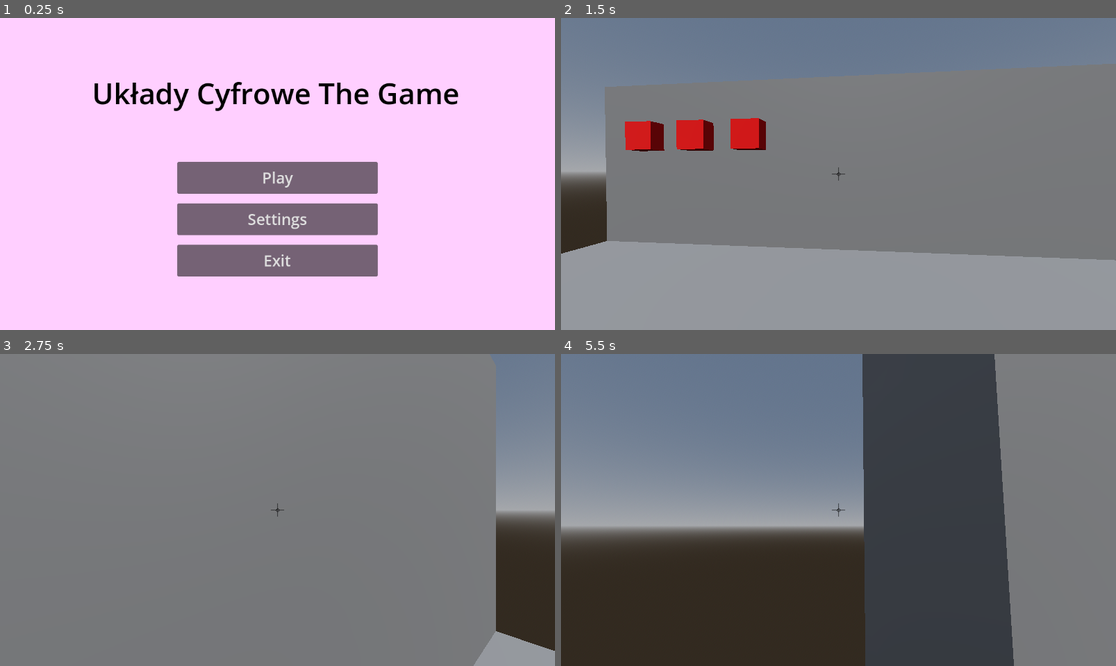
Above: before the commit, frames 1-4 (two rows, left to right).
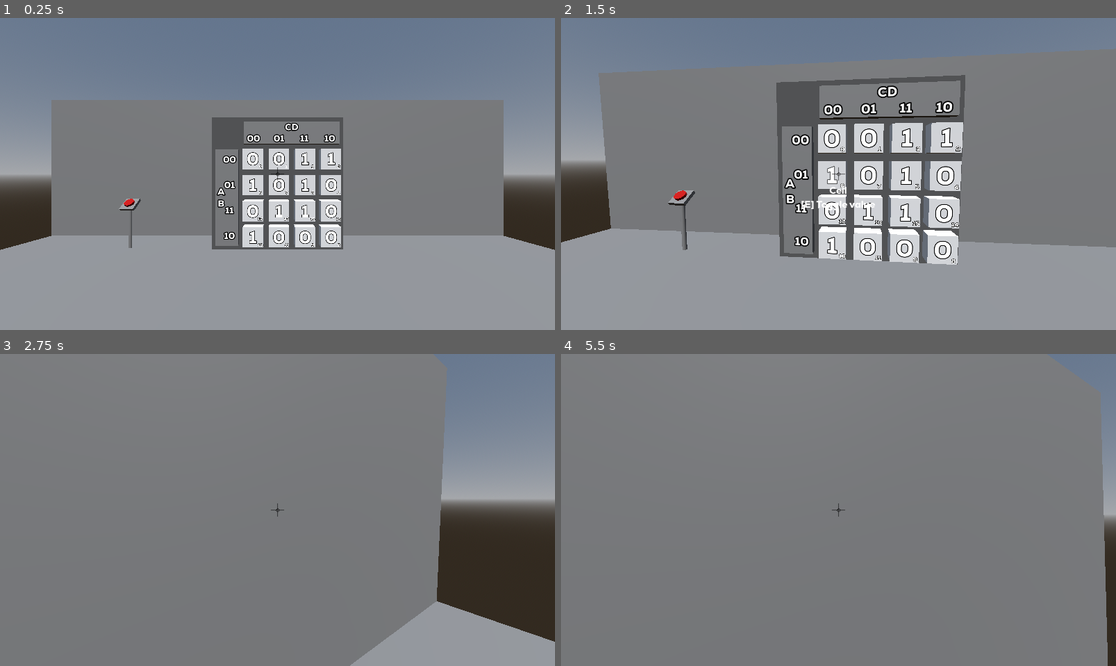
Above: after the commit, the same moments.

Repository: IllBeWatchingU/MSI-Project-UC
Game: Godot game, scene res://scenes/Karnaugh/Level1.tscn
Two runs of this game, one before a commit and one after it. Both use one fixed random seed, a clock stepped at 60 frames per second and the inputs below. Before the commit the project starts from res://scenes/Main_Menu.tscn.
Inputs (mouse positions are in pixels of both pictures, inside the frame that each line leads up to):
- Up to frame 1 (0.25 s): no input
- Up to frame 2 (1.5 s): click (838, 177) at 0.5 s, where only the run before the commit has a clickable "Play"; tap Enter at 1.25 s; move the mouse to (832, 180) at 1.27 s; hold W (MoveForward) from 1.28 s (still down); hold E (Interact) from 1.28 s (still down)
- Up to frame 3 (2.75 s): keep holding W (MoveForward); tap Space (Jump) at 1.52, 2.27 s; move the mouse to (316, 513) at 2.02 s; release E (Interact) at 2.03 s; tap E (Interact) at 2.1 s
- Up to frame 4 (5.5 s): move the mouse to (794, 506) at 2.77 s; hold E (Interact) 2.78-3.53 s; move the mouse to (844, 510) at 3.52 s; release W (MoveForward) at 3.53 s; hold A (MoveLeft) 3.53-4.28 s; tap E (Interact) at 3.6, 5.1 s; tap Space (Jump) at 3.77, 4.52, 5.27 s; move the mouse to (816, 503) at 4.27 s; hold E (Interact) 4.28-5.03 s; hold W (MoveForward) from 4.28 s (still down); move the mouse to (866, 510) at 5.02 s

The runs differ from the first frame. In frame 1, 97% of the frame differs, in the area x 0-100%, y 0-100%; in frame 2, 21%; in frame 3, 10%; in frame 4, 65%.

Commit message:
lvl1 generate input and reset input buttons

Diff:
--- /dev/null
+++ b/assets/highlight_material.tres
@@ -0,0 +1,8 @@
+[gd_resource type="StandardMaterial3D" load_steps=2 format=3 uid="uid://d2mh2x3qbcvfb"]
+
+[sub_resource type="StandardMaterial3D" id="StandardMaterial3D_4m56l"]
+
+[resource]
+next_pass = SubResource("StandardMaterial3D_4m56l")
+transparency = 1
+albedo_color = Color(1, 1, 1, 0.376471)
--- a/project.godot
+++ b/project.godot
@@ -11,7 +11,7 @@
 [application]
 
 config/name="Msi Project"
-run/main_scene="res://scenes/Main_Menu.tscn"
+run/main_scene="res://scenes/Karnaugh/Level1.tscn"
 config/features=PackedStringArray("4.2", "Mobile")
 config/icon="res://icon.svg"
 
--- a/scenes/Interactable.tscn
+++ b/scenes/Core/Interactable.tscn
@@ -16,6 +16,8 @@
 collision_layer = 3
 collision_mask = 0
 script = ExtResource("1_al375")
+display_text = "Test"
+action_text = "XDDD"
 
 [node name="MeshInstance3D" type="MeshInstance3D" parent="."]
 transform = Transform3D(1, 0, 0, 0, 1, 0, 0, 0, 1, 0, 0, 0.125)
--- a/scenes/Main_Menu.tscn
+++ b/scenes/Core/Main_Menu.tscn
@@ -1,7 +1,7 @@
 [gd_scene load_steps=3 format=3 uid="uid://dxcqfix6rnkvj"]
 
 [ext_resource type="Script" path="res://scripts/MainMenuButtons.gd" id="1_jhplb"]
-[ext_resource type="PackedScene" uid="uid://i0sfj7yfh75v" path="res://scenes/World.tscn" id="2_pl37t"]
+[ext_resource type="PackedScene" uid="uid://i0sfj7yfh75v" path="res://scenes/Karnaugh/Level1.tscn" id="2_pl37t"]
 
 [node name="MainMenu" type="Control"]
 layout_mode = 3
--- a/scenes/Player.tscn
+++ b/scenes/Core/Player.tscn
@@ -1,14 +1,19 @@
-[gd_scene load_steps=6 format=3 uid="uid://l2q8vmjedkst"]
+[gd_scene load_steps=8 format=3 uid="uid://l2q8vmjedkst"]
 
 [ext_resource type="Script" path="res://scripts/Player.gd" id="1_2shc1"]
 [ext_resource type="Texture2D" uid="uid://cfc3g53gmvy1g" path="res://assets/crosshair.png" id="2_qxn3v"]
 [ext_resource type="Script" path="res://scripts/InteractRaycast.gd" id="3_ejpgq"]
+[ext_resource type="FontFile" uid="uid://bh7dwfqomgxjx" path="res://assets/fonts/Nexa-Heavy.ttf" id="4_c4tlg"]
 
 [sub_resource type="CapsuleMesh" id="CapsuleMesh_gp2yb"]
 height = 1.75
 
 [sub_resource type="CapsuleShape3D" id="CapsuleShape3D_wmfc0"]
 height = 1.75
+
+[sub_resource type="LabelSettings" id="LabelSettings_5dybt"]
+font = ExtResource("4_c4tlg")
+font_size = 20
 
 [node name="Player" type="CharacterBody3D"]
 collision_layer = 4
@@ -48,3 +53,16 @@
 target_position = Vector3(0, 0, -3)
 collision_mask = 2
 script = ExtResource("3_ejpgq")
+
+[node name="Label" type="Label" parent="CameraHolder/InteractRaycast"]
+anchors_preset = 14
+anchor_top = 0.5
+anchor_right = 1.0
+anchor_bottom = 0.5
+offset_top = 21.0
+offset_bottom = 94.0
+grow_horizontal = 2
+grow_vertical = 2
+size_flags_horizontal = 4
+label_settings = SubResource("LabelSettings_5dybt")
+horizontal_alignment = 1
--- /dev/null
+++ b/scenes/Karnaugh/Cell.gd
@@ -0,0 +1,35 @@
+extends "res://scripts/Interactable.gd"
+
+enum State {OFF, ON, IGNORE}
+const STATE_STRING = {State.OFF: "0", State.ON: "1", State.IGNORE: "X"}
+
+@export var id: int = 0:
+	set(value):
+		id = value
+		$IdLabel.text = "%s" % gray_id
+
+@export var state: State = State.OFF:
+	set(value):
+		state = value
+		$StateLabel.text = STATE_STRING[value]
+
+var gray_id: int:
+	get: return bin2gray(id)
+
+var grid_x: int:
+	get: return id%4
+
+var grid_y: int:
+	get: return id/floor(4)
+
+
+func toggle_state():
+	state = ((state + 1) % State.size()) as State
+
+
+func bin2gray(v: int) -> int:
+	return v ^ (v >> 1)
+
+
+func _on_interacted(_interactor):
+	toggle_state()
--- /dev/null
+++ b/scenes/Karnaugh/Cell.tscn
@@ -0,0 +1,47 @@
+[gd_scene load_steps=6 format=3 uid="uid://dts2vj7khyqdy"]
+
+[ext_resource type="Script" path="res://scenes/Karnaugh/Cell.gd" id="1_jwd40"]
+[ext_resource type="FontFile" uid="uid://bh7dwfqomgxjx" path="res://assets/fonts/Nexa-Heavy.ttf" id="1_msa5j"]
+
+[sub_resource type="StandardMaterial3D" id="StandardMaterial3D_hjo8c"]
+
+[sub_resource type="BoxMesh" id="BoxMesh_dtd5c"]
+material = SubResource("StandardMaterial3D_hjo8c")
+size = Vector3(0.35, 0.35, 0.2)
+
+[sub_resource type="ConvexPolygonShape3D" id="ConvexPolygonShape3D_sfmy8"]
+points = PackedVector3Array(-0.172973, -0.172973, -0.1, 0.172973, 0.172973, 0.1, 0.172973, -0.172973, 0.1, 0.172973, 0.172973, -0.1, -0.172973, 0.172973, 0.1, 0.172973, -0.172973, -0.1, -0.172973, -0.172973, 0.1, -0.172973, 0.172973, -0.1)
+
+[node name="Cell" type="StaticBody3D"]
+collision_layer = 3
+collision_mask = 0
+script = ExtResource("1_jwd40")
+display_text = "Cell"
+action_text = "Toggle value"
+
+[node name="InteractMesh" type="MeshInstance3D" parent="."]
+transform = Transform3D(1, 0, 0, 0, 1, 0, 0, 0, 1, 0, 0, 0.1)
+mesh = SubResource("BoxMesh_dtd5c")
+
+[node name="CollisionShape3D" type="CollisionShape3D" parent="."]
+transform = Transform3D(1, 0, 0, 0, 1, 0, 0, 0, 1, 0, 0, 0.1)
+shape = SubResource("ConvexPolygonShape3D_sfmy8")
+
+[node name="StateLabel" type="Label3D" parent="."]
+transform = Transform3D(1, 0, 0, 0, 1, 0, 0, 0, 1, 0, 0, 0.201)
+pixel_size = 0.003
+text = "0"
+font = ExtResource("1_msa5j")
+font_size = 96
+
+[node name="IdLabel" type="Label3D" parent="."]
+transform = Transform3D(1, 0, 0, 0, 1, 0, 0, 0, 1, 0.13, -0.13, 0.201)
+pixel_size = 0.002
+text = "0"
+font = ExtResource("1_msa5j")
+font_size = 36
+outline_size = 8
+
+[connection signal="focused" from="." to="." method="_on_focused"]
+[connection signal="interacted" from="." to="." method="_on_interacted"]
+[connection signal="unfocused" from="." to="." method="_on_unfocused"]
--- /dev/null
+++ b/scenes/Karnaugh/KarnaughMachine.gd
@@ -0,0 +1,26 @@
+extends StaticBody3D
+
+enum State {OFF, ON, IGNORE}
+
+signal generated(values: Array)
+
+@export var generate_dont_cares: bool = false
+
+var cell_values: Array[State]
+# Called when the node enters the scene tree for the first time.
+func _ready():
+	randomize()
+	randomize_input()
+
+func randomize_input():
+	cell_values = []
+	var table = [State.OFF, State.ON]
+	if generate_dont_cares: table.append(State.IGNORE)
+	for i in range(16):
+		cell_values.append(table[randi() % table.size()])
+		get_node("Cells/Cell%s" % i).state = cell_values[i]
+	generated.emit(cell_values)
+
+
+func _on_reset_pressed():
+	randomize_input()
--- /dev/null
+++ b/scenes/Karnaugh/KarnaughMachine.tscn
@@ -0,0 +1,163 @@
+[gd_scene load_steps=9 format=3 uid="uid://bvfnq7amluk42"]
+
+[ext_resource type="Script" path="res://scenes/Karnaugh/KarnaughMachine.gd" id="1_4em16"]
+[ext_resource type="FontFile" uid="uid://bh7dwfqomgxjx" path="res://assets/fonts/Nexa-Heavy.ttf" id="1_48ina"]
+[ext_resource type="PackedScene" uid="uid://dts2vj7khyqdy" path="res://scenes/Karnaugh/Cell.tscn" id="2_4ufnn"]
+
+[sub_resource type="BoxMesh" id="BoxMesh_jt8ll"]
+size = Vector3(0.4, 1.7, 0.1)
+
+[sub_resource type="BoxMesh" id="BoxMesh_wftfg"]
+size = Vector3(1.7, 0.4, 0.1)
+
+[sub_resource type="BoxShape3D" id="BoxShape3D_nwavf"]
+size = Vector3(2.4, 2.4, 0.9)
+
+[sub_resource type="StandardMaterial3D" id="StandardMaterial3D_2in02"]
+albedo_color = Color(0.376471, 0.376471, 0.376471, 1)
+
+[sub_resource type="BoxMesh" id="BoxMesh_5hlm8"]
+material = SubResource("StandardMaterial3D_2in02")
+size = Vector3(2.4, 2.4, 0.8)
+
+[node name="KarnaughMachine" type="StaticBody3D"]
+script = ExtResource("1_4em16")
+
+[node name="AB" type="Node3D" parent="."]
+transform = Transform3D(1, 0, 0, 0, 1, 0, 0, 0, 1, 0, 0, 0.4)
+
+[node name="MeshInstance3D" type="MeshInstance3D" parent="AB"]
+transform = Transform3D(1, 0, 0, 0, 1, 0, 0, 0, 1, -0.9, 0.95, 0.05)
+mesh = SubResource("BoxMesh_jt8ll")
+
+[node name="L00" type="Label3D" parent="AB"]
+transform = Transform3D(1, 0, 0, 0, 1, 0, 0, 0, 1, -0.85, 1.625, 0.101)
+text = "00"
+font = ExtResource("1_48ina")
+
+[node name="L01" type="Label3D" parent="AB"]
+transform = Transform3D(1, 0, 0, 0, 1, 0, 0, 0, 1, -0.85, 1.175, 0.101)
+text = "01"
+font = ExtResource("1_48ina")
+
+[node name="L11" type="Label3D" parent="AB"]
+transform = Transform3D(1, 0, 0, 0, 1, 0, 0, 0, 1, -0.85, 0.725, 0.101)
+text = "11"
+font = ExtResource("1_48ina")
+
+[node name="L10" type="Label3D" parent="AB"]
+transform = Transform3D(1, 0, 0, 0, 1, 0, 0, 0, 1, -0.85, 0.275, 0.101)
+text = "10"
+font = ExtResource("1_48ina")
+
+[node name="LAB" type="Label3D" parent="AB"]
+transform = Transform3D(1, 0, 0, 0, 1, 0, 0, 0, 1, -1, 0.95, 0.101)
+text = "A
+B"
+font = ExtResource("1_48ina")
+
+[node name="CD" type="Node3D" parent="."]
+transform = Transform3D(1, 0, 0, 0, 1, 0, 0, 0, 1, 0, 0, 0.4)
+
+[node name="MeshInstance3D" type="MeshInstance3D" parent="CD"]
+transform = Transform3D(1, 0, 0, 0, 1, 0, 0, 0, 1, 0.25, 2.1, 0.05)
+mesh = SubResource("BoxMesh_wftfg")
+
+[node name="L00" type="Label3D" parent="CD"]
+transform = Transform3D(1, 0, 0, 0, 1, 0, 0, 0, 1, -0.425, 2, 0.101)
+text = "00"
+font = ExtResource("1_48ina")
+
+[node name="L01" type="Label3D" parent="CD"]
+transform = Transform3D(1, 0, 0, 0, 1, 0, 0, 0, 1, 0.025, 2, 0.101)
+text = "01"
+font = ExtResource("1_48ina")
+
+[node name="L11" type="Label3D" parent="CD"]
+transform = Transform3D(1, 0, 0, 0, 1, 0, 0, 0, 1, 0.475, 2, 0.101)
+text = "11"
+font = ExtResource("1_48ina")
+
+[node name="L10" type="Label3D" parent="CD"]
+transform = Transform3D(1, 0, 0, 0, 1, 0, 0, 0, 1, 0.925, 2, 0.101)
+text = "10"
+font = ExtResource("1_48ina")
+
+[node name="LCD" type="Label3D" parent="CD"]
+transform = Transform3D(1, 0, 0, 0, 1, 0, 0, 0, 1, 0.25, 2.2, 0.101)
+text = "CD"
+font = ExtResource("1_48ina")
+
+[node name="Cells" type="Node3D" parent="."]
+transform = Transform3D(1, 0, 0, 0, 1, 0, 0, 0, 1, 0, 0, 0.4)
+
+[node name="Cell0" parent="Cells" instance=ExtResource("2_4ufnn")]
+transform = Transform3D(1, 0, 0, 0, 1, 0, 0, 0, 1, -0.425, 1.625, 0)
+
+[node name="Cell1" parent="Cells" instance=ExtResource("2_4ufnn")]
+transform = Transform3D(1, 0, 0, 0, 1, 0, 0, 0, 1, 0.025, 1.625, 0)
+id = 1
+
+[node name="Cell2" parent="Cells" instance=ExtResource("2_4ufnn")]
+transform = Transform3D(1, 0, 0, 0, 1, 0, 0, 0, 1, 0.475, 1.625, 0)
+id = 2
+
+[node name="Cell3" parent="Cells" instance=ExtResource("2_4ufnn")]
+transform = Transform3D(1, 0, 0, 0, 1, 0, 0, 0, 1, 0.925, 1.625, 0)
+id = 3
+
+[node name="Cell4" parent="Cells" instance=ExtResource("2_4ufnn")]
+transform = Transform3D(1, 0, 0, 0, 1, 0, 0, 0, 1, -0.425, 1.175, 0)
+id = 4
+
+[node name="Cell5" parent="Cells" instance=ExtResource("2_4ufnn")]
+transform = Transform3D(1, 0, 0, 0, 1, 0, 0, 0, 1, 0.025, 1.175, 0)
+id = 5
+
+[node name="Cell6" parent="Cells" instance=ExtResource("2_4ufnn")]
+transform = Transform3D(1, 0, 0, 0, 1, 0, 0, 0, 1, 0.475, 1.175, 0)
+id = 6
+
+[node name="Cell7" parent="Cells" instance=ExtResource("2_4ufnn")]
+transform = Transform3D(1, 0, 0, 0, 1, 0, 0, 0, 1, 0.925, 1.175, 0)
+id = 7
+
+[node name="Cell8" parent="Cells" instance=ExtResource("2_4ufnn")]
+transform = Transform3D(1, 0, 0, 0, 1, 0, 0, 0, 1, -0.425, 0.725, 0)
+id = 8
+
+[node name="Cell9" parent="Cells" instance=ExtResource("2_4ufnn")]
+transform = Transform3D(1, 0, 0, 0, 1, 0, 0, 0, 1, 0.025, 0.725, 0)
+id = 9
+
+[node name="Cell10" parent="Cells" instance=ExtResource("2_4ufnn")]
+transform = Transform3D(1, 0, 0, 0, 1, 0, 0, 0, 1, 0.475, 0.725, 0)
+id = 10
+
+[node name="Cell11" parent="Cells" instance=ExtResource("2_4ufnn")]
+transform = Transform3D(1, 0, 0, 0, 1, 0, 0, 0, 1, 0.925, 0.725, 0)
+id = 11
+
+[node name="Cell12" parent="Cells" instance=ExtResource("2_4ufnn")]
+transform = Transform3D(1, 0, 0, 0, 1, 0, 0, 0, 1, -0.425, 0.275, 0)
+id = 12
+
+[node name="Cell13" parent="Cells" instance=ExtResource("2_4ufnn")]
+transform = Transform3D(1, 0, 0, 0, 1, 0, 0, 0, 1, 0.025, 0.275, 0)
+id = 13
+
+[node name="Cell14" parent="Cells" instance=ExtResource("2_4ufnn")]
+transform = Transform3D(1, 0, 0, 0, 1, 0, 0, 0, 1, 0.475, 0.275, 0)
+id = 14
+
+[node name="Cell15" parent="Cells" instance=ExtResource("2_4ufnn")]
+transform = Transform3D(1, 0, 0, 0, 1, 0, 0, 0, 1, 0.925, 0.275, 0)
+id = 15
+
+[node name="CollisionShape3D" type="CollisionShape3D" parent="."]
+transform = Transform3D(1, 0, 0, 0, 1, 0, 0, 0, 1, 0, 1.2, 0.0373105)
+shape = SubResource("BoxShape3D_nwavf")
+
+[node name="MeshInstance3D" type="MeshInstance3D" parent="."]
+transform = Transform3D(1, 0, 0, 0, 1, 0, 0, 0, 1, 0, 1.2, 0)
+mesh = SubResource("BoxMesh_5hlm8")
--- a/scenes/World.tscn
+++ b/scenes/Karnaugh/Level1.tscn
@@ -1,7 +1,8 @@
-[gd_scene load_steps=10 format=3 uid="uid://i0sfj7yfh75v"]
+[gd_scene load_steps=11 format=3 uid="uid://i0sfj7yfh75v"]
 
-[ext_resource type="PackedScene" uid="uid://l2q8vmjedkst" path="res://scenes/Player.tscn" id="1_hxym2"]
-[ext_resource type="PackedScene" uid="uid://d383yyr156l1q" path="res://scenes/Interactable.tscn" id="2_006jr"]
+[ext_resource type="PackedScene" uid="uid://l2q8vmjedkst" path="res://scenes/Core/Player.tscn" id="1_hxym2"]
+[ext_resource type="PackedScene" uid="uid://bvfnq7amluk42" path="res://scenes/Karnaugh/KarnaughMachine.tscn" id="2_mfd17"]
+[ext_resource type="PackedScene" uid="uid://rvvct3bbcdte" path="res://scenes/Karnaugh/ResetButton.tscn" id="3_s4yvo"]
 
 [sub_resource type="BoxMesh" id="BoxMesh_sfclp"]
 size = Vector3(10, 0.5, 10)
@@ -53,11 +54,12 @@
 [node name="DirectionalLight3D" type="DirectionalLight3D" parent="."]
 transform = Transform3D(1, 0, 0, 0, 0.5, 0.866025, 0, -0.866025, 0.5, 0, 10, 10)
 
-[node name="Interactable" parent="." instance=ExtResource("2_006jr")]
-transform = Transform3D(1, 0, 0, 0, 1, 0, 0, 0, 1, -3, 2, -4.5)
+[node name="KarnaughMachine" parent="." instance=ExtResource("2_mfd17")]
+transform = Transform3D(1, 0, 0, 0, 1, 0, 0, 0, 1, 0, 0, -4.1)
 
-[node name="Interactable2" parent="." instance=ExtResource("2_006jr")]
-transform = Transform3D(1, 0, 0, 0, 1, 0, 0, 0, 1, -4, 2, -4.5)
+[node name="ResetButton" parent="." instance=ExtResource("3_s4yvo")]
+transform = Transform3D(1, 0, 0, 0, 1, 0, 0, 0, 1, -2.73529, 0, -3.77627)
 
-[node name="Interactable3" parent="." instance=ExtResource("2_006jr")]
-transform = Transform3D(1, 0, 0, 0, 1, 0, 0, 0, 1, -2, 2, -4.5)
+[connection signal="reset_pressed" from="ResetButton/Button" to="KarnaughMachine" method="_on_reset_pressed"]
+
+[editable path="ResetButton"]
--- /dev/null
+++ b/scenes/Karnaugh/ResetButton.gd
@@ -0,0 +1,6 @@
+extends "res://scripts/Interactable.gd"
+
+signal reset_pressed()
+
+func _on_interacted(_interactor):
+	reset_pressed.emit()
--- /dev/null
+++ b/scenes/Karnaugh/ResetButton.tscn
@@ -0,0 +1,66 @@
+[gd_scene load_steps=8 format=3 uid="uid://rvvct3bbcdte"]
+
+[ext_resource type="Script" path="res://scenes/Karnaugh/ResetButton.gd" id="1_hxd1b"]
+
+[sub_resource type="CylinderMesh" id="CylinderMesh_haima"]
+top_radius = 0.03
+bottom_radius = 0.03
+height = 0.8
+
+[sub_resource type="BoxMesh" id="BoxMesh_pw6fh"]
+size = Vector3(0.25, 0.05, 0.25)
+
+[sub_resource type="BoxShape3D" id="BoxShape3D_jupuc"]
+size = Vector3(0.27, 0.9, 0.25)
+
+[sub_resource type="StandardMaterial3D" id="StandardMaterial3D_uqj5w"]
+albedo_color = Color(0.788235, 0.0392157, 0, 1)
+
+[sub_resource type="CylinderMesh" id="CylinderMesh_8w0ki"]
+material = SubResource("StandardMaterial3D_uqj5w")
+top_radius = 0.08
+bottom_radius = 0.08
+height = 0.05
+
+[sub_resource type="CylinderShape3D" id="CylinderShape3D_6w3os"]
+height = 0.05
+radius = 0.08
+
+[node name="ResetButton" type="StaticBody3D"]
+
+[node name="Node3D" type="Node3D" parent="."]
+transform = Transform3D(1, 0, 0, 0, 0.766044, -0.642788, 0, 0.642788, 0.766044, 0, 0.832, 0.02)
+
+[node name="Stand" type="Node3D" parent="."]
+
+[node name="Pole" type="MeshInstance3D" parent="Stand"]
+transform = Transform3D(1, 0, 0, 0, 1, 0, 0, 0, 1, 0, 0.4, 0)
+mesh = SubResource("CylinderMesh_haima")
+
+[node name="Plate" type="MeshInstance3D" parent="Stand"]
+transform = Transform3D(1, 0, 0, 0, 0.766044, -0.642788, 0, 0.642788, 0.766044, 0, 0.799767, 0)
+mesh = SubResource("BoxMesh_pw6fh")
+
+[node name="CollisionShape3D" type="CollisionShape3D" parent="."]
+transform = Transform3D(1, 0, 0, 0, 1, 0, 0, 0, 1, 0, 0.455, 0)
+shape = SubResource("BoxShape3D_jupuc")
+
+[node name="Button" type="StaticBody3D" parent="."]
+transform = Transform3D(1, 0, 0, 0, 0.766044, -0.642788, 0, 0.642788, 0.766044, 0, 0.832, 0.02)
+collision_layer = 3
+script = ExtResource("1_hxd1b")
+display_text = "Reset button"
+action_text = "Reset the machine"
+
+[node name="InteractMesh" type="MeshInstance3D" parent="Button"]
+transform = Transform3D(1, 0, 0, 0, 1, 0, 0, 0, 1, 0, 0, 0)
+mesh = SubResource("CylinderMesh_8w0ki")
+skeleton = NodePath("")
+
+[node name="CollisionShape3D" type="CollisionShape3D" parent="Button"]
+transform = Transform3D(1, 0, 0, 0, 1, 0, 0, 0, 1, 0, 0, 0)
+shape = SubResource("CylinderShape3D_6w3os")
+
+[connection signal="focused" from="Button" to="Button" method="_on_focused"]
+[connection signal="interacted" from="Button" to="Button" method="_on_interacted"]
+[connection signal="unfocused" from="Button" to="Button" method="_on_unfocused"]
--- a/scripts/InteractRaycast.gd
+++ b/scripts/InteractRaycast.gd
@@ -1,23 +1,19 @@
 extends RayCast3D
 
+@onready var interact_key = InputMap.action_get_events("Interact")[0].as_text_physical_keycode()
+
 var last_collided: Object = null
-
-# Called when the node enters the scene tree for the first time.
-func _ready():
-	pass # Replace with function body.
-
-
-# Called every frame. 'delta' is the elapsed time since the previous frame.
-func _process(_delta):
-	pass
-
 
 func _physics_process(_delta):
 	var body: Node3D = get_collider()
 
-	if last_collided == body: return
-	if last_collided is Interactable: last_collided.unfocused.emit(self)
-	if body is Interactable: body.focused.emit(self)
+	if last_collided != body:
+		if last_collided is Interactable:
+			last_collided.unfocused.emit(self)
+			$Label.text = ""
+		if body is Interactable:
+			body.focused.emit(self)
+			$Label.text = "%s\n[%s] %s" % [body.display_text, interact_key, body.action_text]
 	last_collided = body
 
 
--- a/scripts/Interactable.gd
+++ b/scripts/Interactable.gd
@@ -5,21 +5,24 @@
 signal unfocused(interactor: RayCast3D)
 signal interacted(interactor: RayCast3D)
 
-@onready var interacted_material: Material = $MeshInstance3D.mesh.material.duplicate()
-@onready var focused_material: Material = $MeshInstance3D.mesh.material.duplicate()
+@export var display_text: String = ""
+@export var action_text: String = ""
+
+@onready var interact_mesh = find_child("InteractMesh")
+@onready var highlight_material: Material = preload("res://assets/highlight_material.tres")
+var focused_material: Material
 
 func _ready():
-	interacted_material.albedo_color = Color("0000ff")
-	focused_material.albedo_color = Color("00ff00")
-
+	focused_material = interact_mesh.mesh.material.duplicate()
+	focused_material.next_pass = highlight_material
 
 func _on_focused(_interactor):
-	$MeshInstance3D.material_override = focused_material
+	interact_mesh.material_override = focused_material
 
 
 func _on_interacted(_interactor):
-	$MeshInstance3D.material_override = interacted_material
+	pass
 
 
 func _on_unfocused(_interactor):
-	$MeshInstance3D.material_override = null
+	interact_mesh.material_override = null
--- /dev/null
+++ b/tools/test_tool.gd
@@ -0,0 +1,23 @@
+@tool
+extends Node
+
+@onready var cell_scn = preload("res://scenes/Karnaugh/Cell.tscn")
+
+@export var button: bool = false:
+	set(value):
+		button = false
+		if value: run_tool()
+
+func run_tool():
+	for i in range(16):
+		var cell = cell_scn.instantiate(PackedScene.GEN_EDIT_STATE_INSTANCE)
+		var grid_x: int = i%4
+		var grid_y: int = i/4
+		cell.position = Vector3(-0.425 + grid_x * 0.45, 1.625 - grid_y * 0.45, 0)
+		cell.id = bin2gray(i)
+		cell.name = "Cell%s" % i
+		$"../Cells".add_child(cell)
+		cell.set_owner(get_tree().edited_scene_root)
+
+func bin2gray(v: int) -> int:
+	return v ^ (v >> 1)
Binary file added: assets/fonts/Nexa-ExtraLight.ttf
Not shown, added: assets/fonts/Nexa-ExtraLight.ttf.import
Binary file added: assets/fonts/Nexa-Heavy.ttf
Not shown, added: assets/fonts/Nexa-Heavy.ttf.import
Renamed: scenes/Settings_Menu.tscn -> scenes/Core/Settings_Menu.tscn
